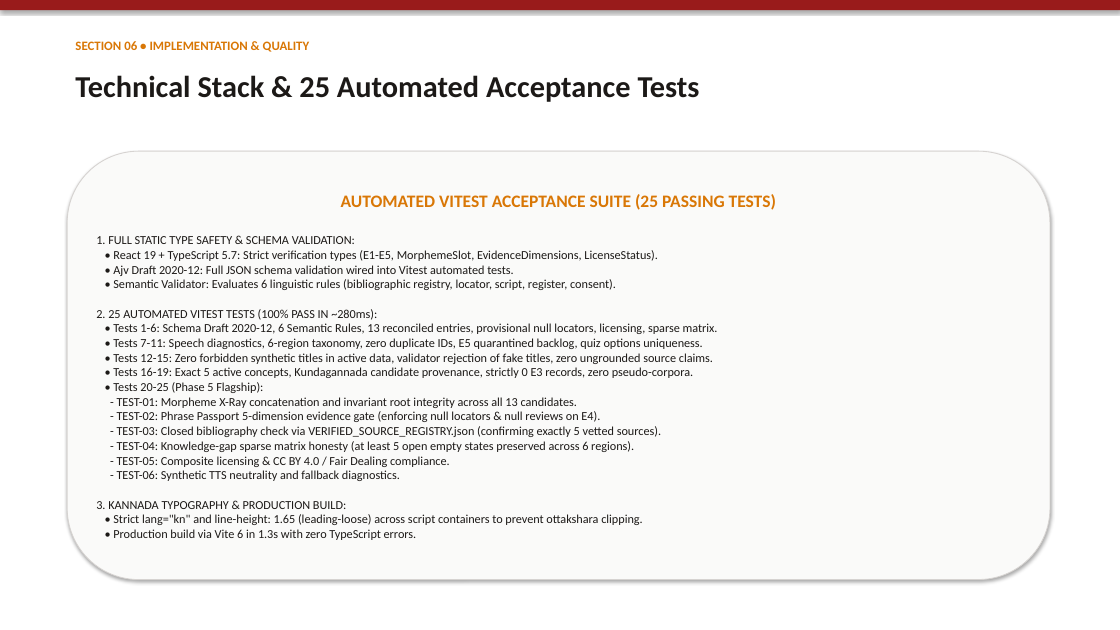
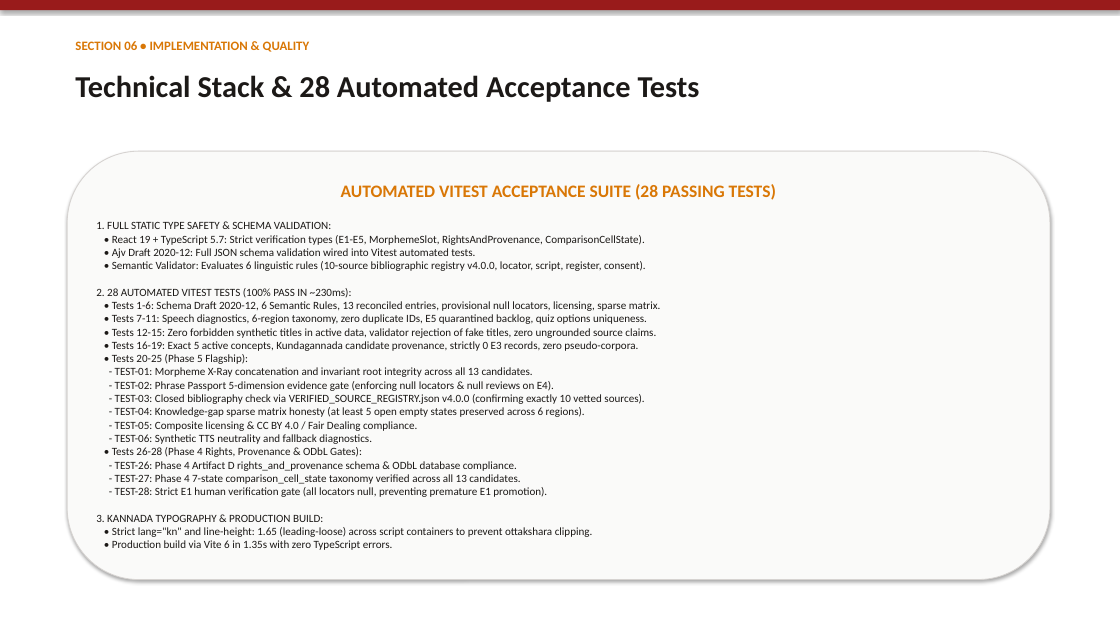
Before and after one commit to anandaram240-wq/yatrika-ai, a slide deck: slide 7 of Namma_Kannada_Regional_Explorer_Presentation.pptx. Drawn at 1120x630 pixels with LibreOffice and Linux fonts; fonts in the diff are those of the drawing. Boxes give left, top, right and bottom in pixels: in the first picture for what was removed or moved away, otherwise in the second. Text is boxed around its words. In the diff, an @@ line names an element or a change of style, - is before the commit and + after.

Commit message:
feat(phase-4): integrate Phase 4 bibliographic forensics, 10-source registry v4.0.0, rights_and_provenance, 7-state matrix, and 28 Vitest tests

```diff
--- a/Namma_Kannada_Regional_Explorer_Presentation.pptx
+++ b/Namma_Kannada_Regional_Explorer_Presentation.pptx
@@ text at (x1=75, y1=75, x2=700, y2=102): text changed @@
-Technical Stack & 25 Automated Acceptance Tests
+Technical Stack & 28 Automated Acceptance Tests
@@ text in rounded rectangle at (x1=96, y1=184, x2=776, y2=550): text changed; size 10.5 to 9.5 pt @@
-AUTOMATED VITEST ACCEPTANCE SUITE (25 PASSING TESTS)
-1. FULL STATIC TYPE SAFETY & SCHEMA VALIDATION:
-• React 19 + TypeScript 5.7: Strict verification types (E1-E5, MorphemeSlot, EvidenceDimensions, LicenseStatus).
-• Ajv Draft 2020-12: Full JSON schema validation wired into Vitest automated tests.
-• Semantic Validator: Evaluates 6 linguistic rules (bibliographic registry, locator, script, register, consent).
-2. 25 AUTOMATED VITEST TESTS (100% PASS IN ~280ms):
-• Tests 1-6: Schema Draft 2020-12, 6 Semantic Rules, 13 reconciled entries, provisional null locators, licensing, sparse matrix.
-• Tests 7-11: Speech diagnostics, 6-region taxonomy, zero duplicate IDs, E5 quarantined backlog, quiz options uniqueness.
-• Tests 12-15: Zero forbidden synthetic titles in active data, validator rejection of fake titles, zero ungrounded source claims.
-• Tests 16-19: Exact 5 active concepts, Kundagannada candidate provenance, strictly 0 E3 records, zero pseudo-corpora.
-• Tests 20-25 (Phase 5 Flagship):
-- TEST-01: Morpheme X-Ray concatenation and invariant root integrity across all 13 candidates.
-- TEST-02: Phrase Passport 5-dimension evidence gate (enforcing null locators & null reviews on E4).
-- TEST-03: Closed bibliography check via VERIFIED_SOURCE_REGISTRY.json (confirming exactly 5 vetted sources).
-- TEST-04: Knowledge-gap sparse matrix honesty (at least 5 open empty states preserved across 6 regions).
-- TEST-05: Composite licensing & CC BY 4.0 / Fair Dealing compliance.
-- TEST-06: Synthetic TTS neutrality and fallback diagnostics.
-3. KANNADA TYPOGRAPHY & PRODUCTION BUILD:
-• Strict lang="kn" and line-height: 1.65 (leading-loose) across script containers to prevent ottakshara clipping.
-• Production build via Vite 6 in 1.3s with zero TypeScript errors.
+AUTOMATED VITEST ACCEPTANCE SUITE (28 PASSING TESTS)
+1. FULL STATIC TYPE SAFETY & SCHEMA VALIDATION:
+• React 19 + TypeScript 5.7: Strict verification types (E1-E5, MorphemeSlot, RightsAndProvenance, ComparisonCellState).
+• Ajv Draft 2020-12: Full JSON schema validation wired into Vitest automated tests.
+• Semantic Validator: Evaluates 6 linguistic rules (10-source bibliographic registry v4.0.0, locator, script, register, consent).
+2. 28 AUTOMATED VITEST TESTS (100% PASS IN ~230ms):
+• Tests 1-6: Schema Draft 2020-12, 6 Semantic Rules, 13 reconciled entries, provisional null locators, licensing, sparse matrix.
+• Tests 7-11: Speech diagnostics, 6-region taxonomy, zero duplicate IDs, E5 quarantined backlog, quiz options uniqueness.
+• Tests 12-15: Zero forbidden synthetic titles in active data, validator rejection of fake titles, zero ungrounded source claims.
+• Tests 16-19: Exact 5 active concepts, Kundagannada candidate provenance, strictly 0 E3 records, zero pseudo-corpora.
+• Tests 20-25 (Phase 5 Flagship):
+- TEST-01: Morpheme X-Ray concatenation and invariant root integrity across all 13 candidates.
+- TEST-02: Phrase Passport 5-dimension evidence gate (enforcing null locators & null reviews on E4).
+- TEST-03: Closed bibliography check via VERIFIED_SOURCE_REGISTRY.json v4.0.0 (confirming exactly 10 vetted sources).
+- TEST-04: Knowledge-gap sparse matrix honesty (at least 5 open empty states preserved across 6 regions).
+- TEST-05: Composite licensing & CC BY 4.0 / Fair Dealing compliance.
+- TEST-06: Synthetic TTS neutrality and fallback diagnostics.
+• Tests 26-28 (Phase 4 Rights, Provenance & ODbL Gates):
+- TEST-26: Phase 4 Artifact D rights_and_provenance schema & ODbL database compliance.
+- TEST-27: Phase 4 7-state comparison_cell_state taxonomy verified across all 13 candidates.
+- TEST-28: Strict E1 human verification gate (all locators null, preventing premature E1 promotion).
+3. KANNADA TYPOGRAPHY & PRODUCTION BUILD:
+• Strict lang="kn" and line-height: 1.65 (leading-loose) across script containers to prevent ottakshara clipping.
+• Production build via Vite 6 in 1.35s with zero TypeScript errors.
```
Also in this commit, not shown: 4 other slides changed, 13 other files.
